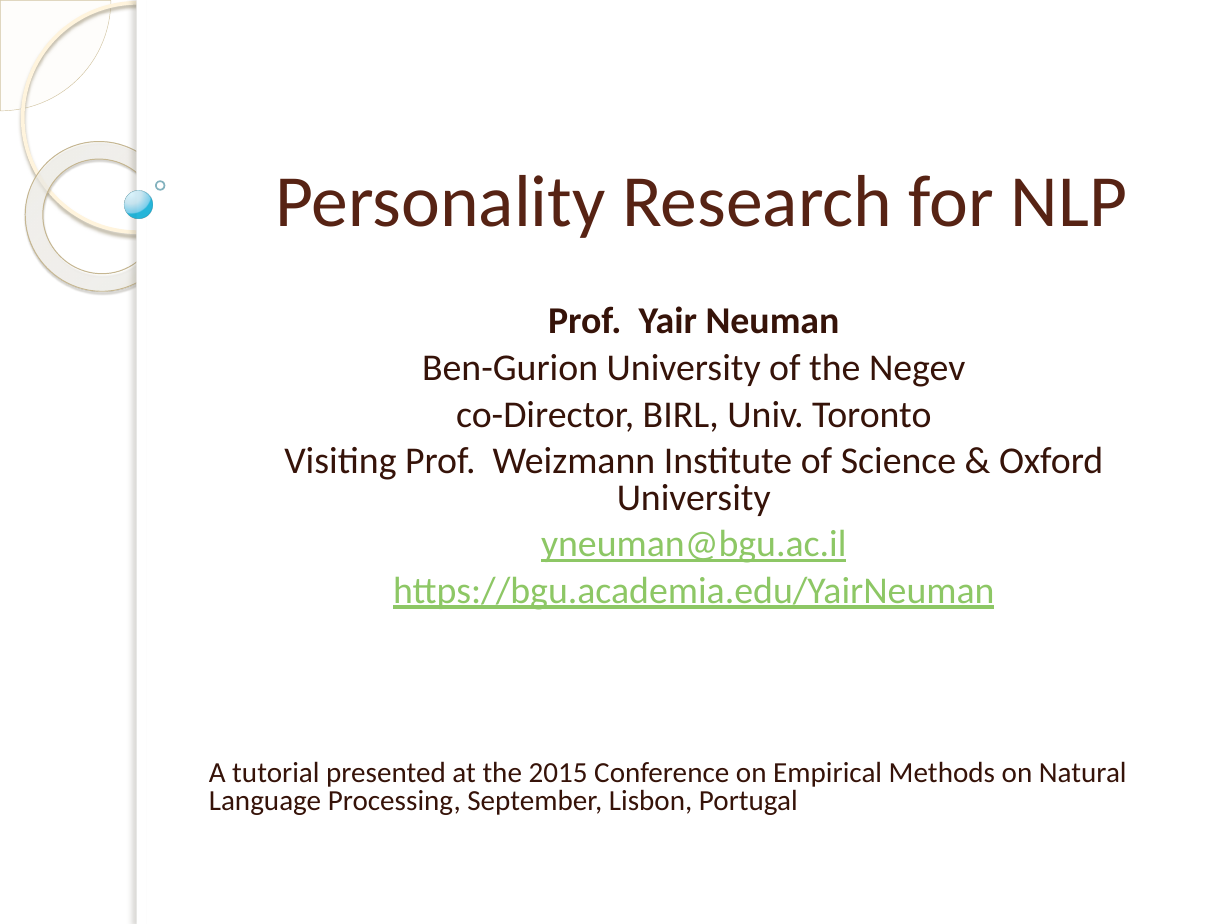
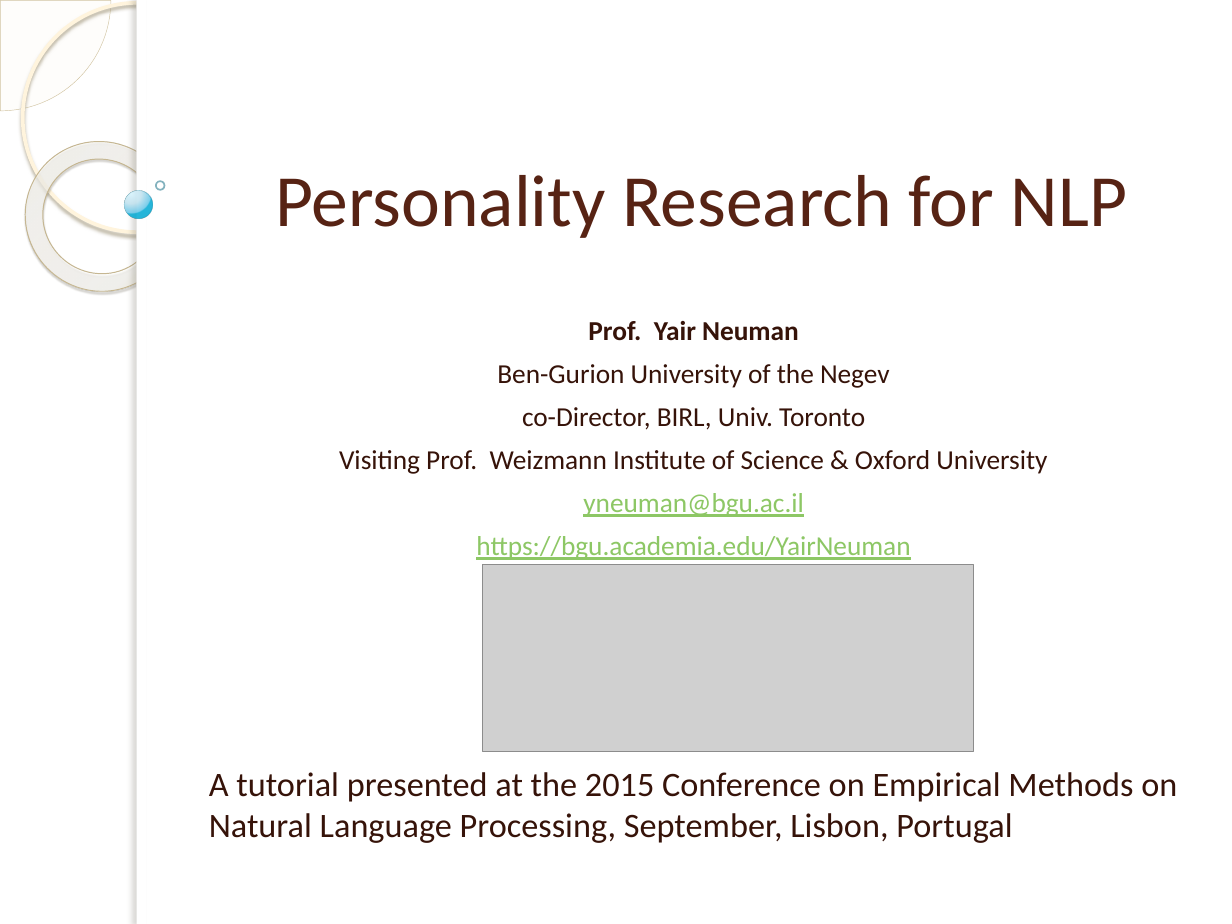
Before and after one commit to bgmartins/emnlp2015-website, a slide deck: slide 1 of tutorials/2/2_OptionalAttachment.pptx. Drawn at 1232x924 pixels with LibreOffice and Linux fonts; fonts in the diff are those of the drawing; grey boxes stand for pictures; background and template pictures are left out. Boxes give left, top, right and bottom in pixels: in the first picture for what was removed or moved away, otherwise in the second. Text is boxed around its words. In the diff, an @@ line names an element or a change of style, - is before the commit and + after.

Commit message:
Replaced some files in the tutorials.
Former-commit-id: b20ffd1a97b68ff0d1da9f731d59bf494ef52187

```diff
--- a/tutorials/2/2_OptionalAttachment.pptx
+++ b/tutorials/2/2_OptionalAttachment.pptx
@@ subtitle "Prof. Yair Neuman" at (x1=209, y1=321, x2=1177, y2=843): size 22.1 to 16 pt in "Prof. Yair Neuman", "Ben-Gurion University of the Negev", "co-Director, BIRL, Univ. Toronto", "Visiting Prof. Weizmann Institute of Science & ..." and 2 more places; size 17 to 20 pt in "A tutorial presented at the 2015 Conference ..."; line spacing 0.8 to 1 @@
@@ picture added at (x1=483, y1=564, x2=973, y2=750) @@
```
Also in this commit, not shown: 4 other files.
